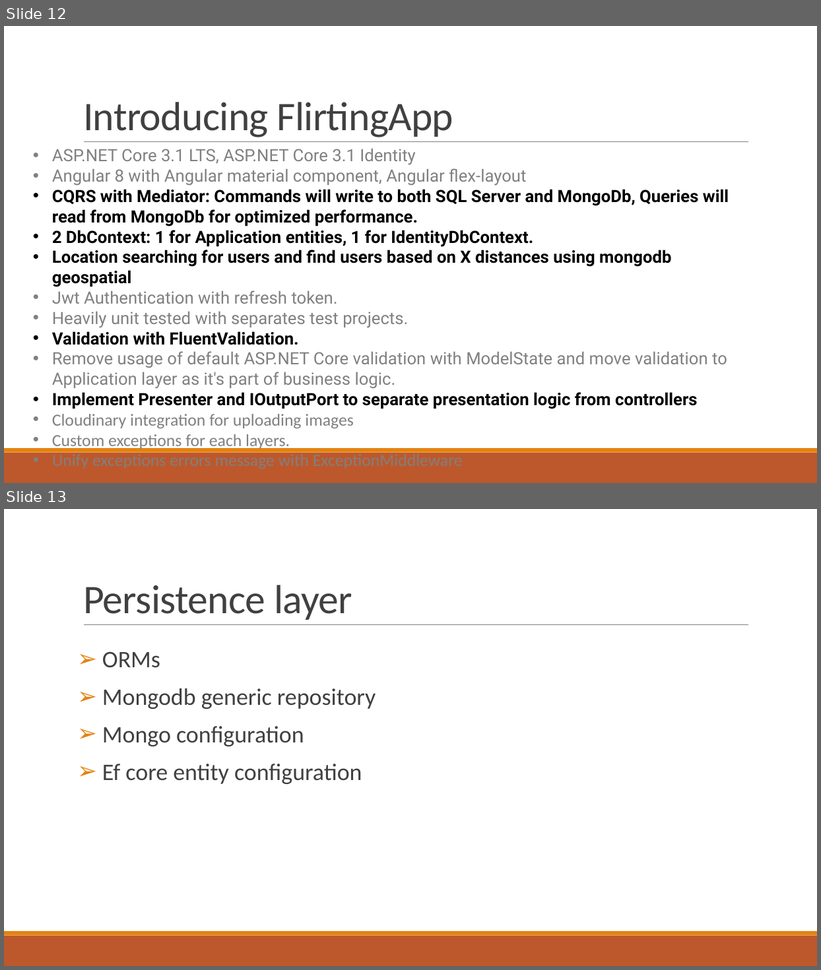
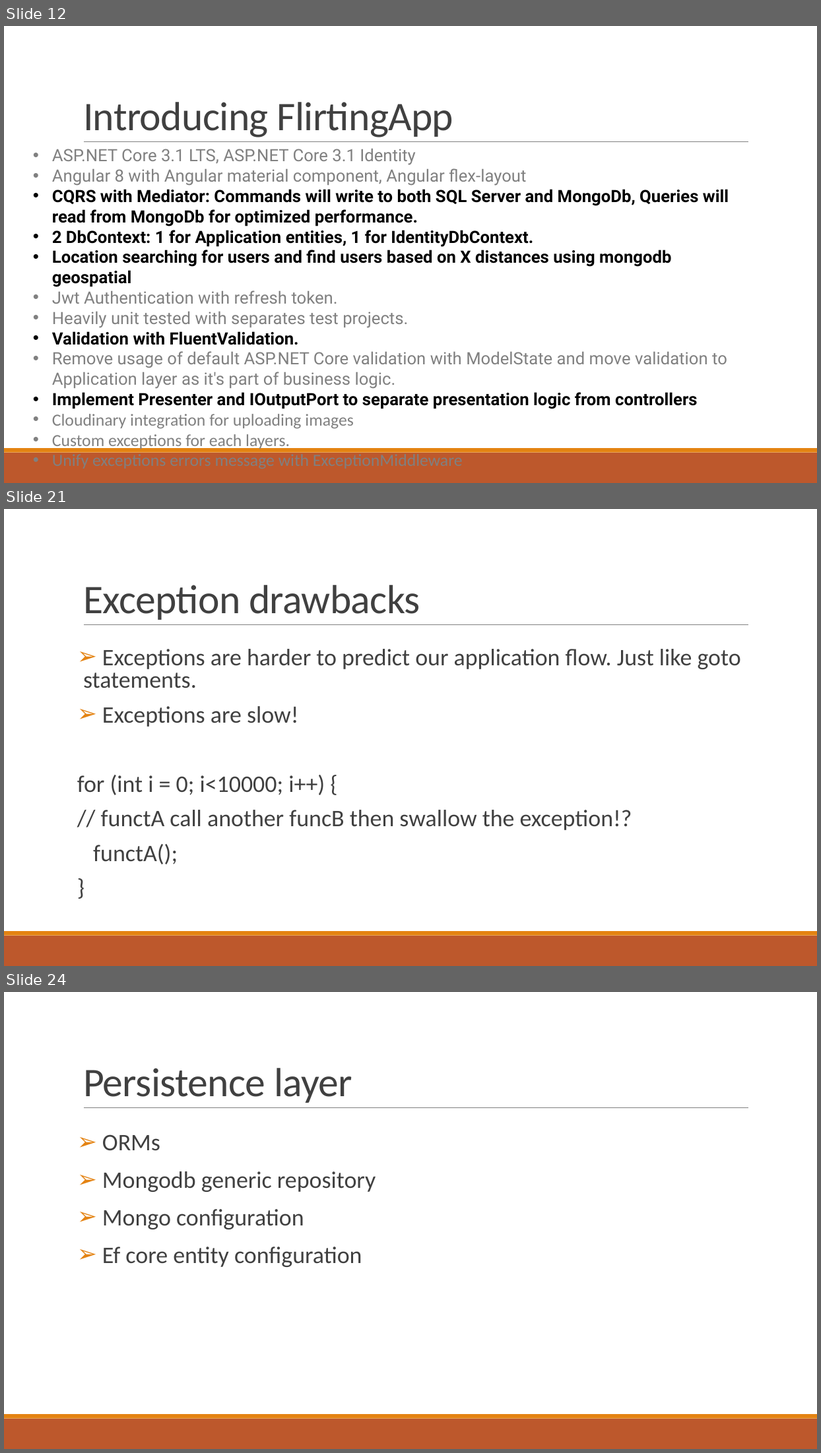
Before and after one commit to nguyentanphu/FlirtingApp, a slide deck: Introduction_to_clean_architecture.pptx. Shown one above the other, each under a label of ours: slides 12 and 13 before the commit, slides 12, 21 and 24 after it; the slides between them are not shown. The pictures are 821x970 and 821x1453 pixels, drawn with LibreOffice and Linux fonts; fonts in the diff are those of the drawing. Boxes give left, top, right and bottom in pixels: in the first picture for what was removed or moved away, otherwise in the second. Text is boxed around its words. In the diff, an @@ line names an element or a change of style, - is before the commit and + after.

```diff
--- a/Introduction_to_clean_architecture.pptx
+++ b/Introduction_to_clean_architecture.pptx
@@ slide 21 added at [4, 509, 817, 966], background #FFFFFF; not listed: 3 template elements that a slide beside it also shows @@
@@ title added at [83, 585, 420, 620], 48 pt, text #404040 @@
+Exception drawbacks
@@ text added at [77, 649, 741, 865], 28 pt, text #404040 @@
+➢ Exceptions are harder to predict our application flow. Just like goto statements.
+➢ Exceptions are slow!
+for (int i = 0; i<10000; i++) {
+// functA call another funcB then swallow the exception!?
+functA();
+}
@@ what was slide 13 is now slide 24 @@
```
Also in this commit, not shown: 3 slides changed, 10 other slides added, 4 other files.
